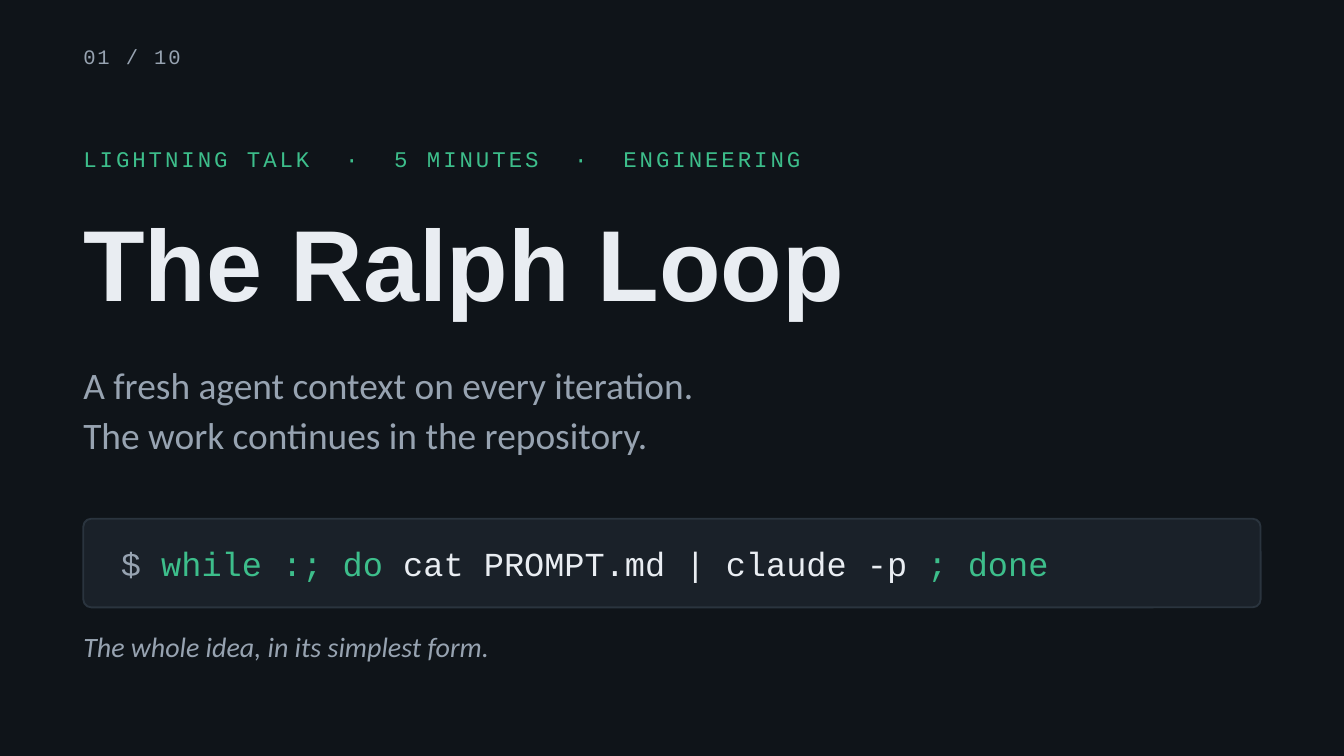
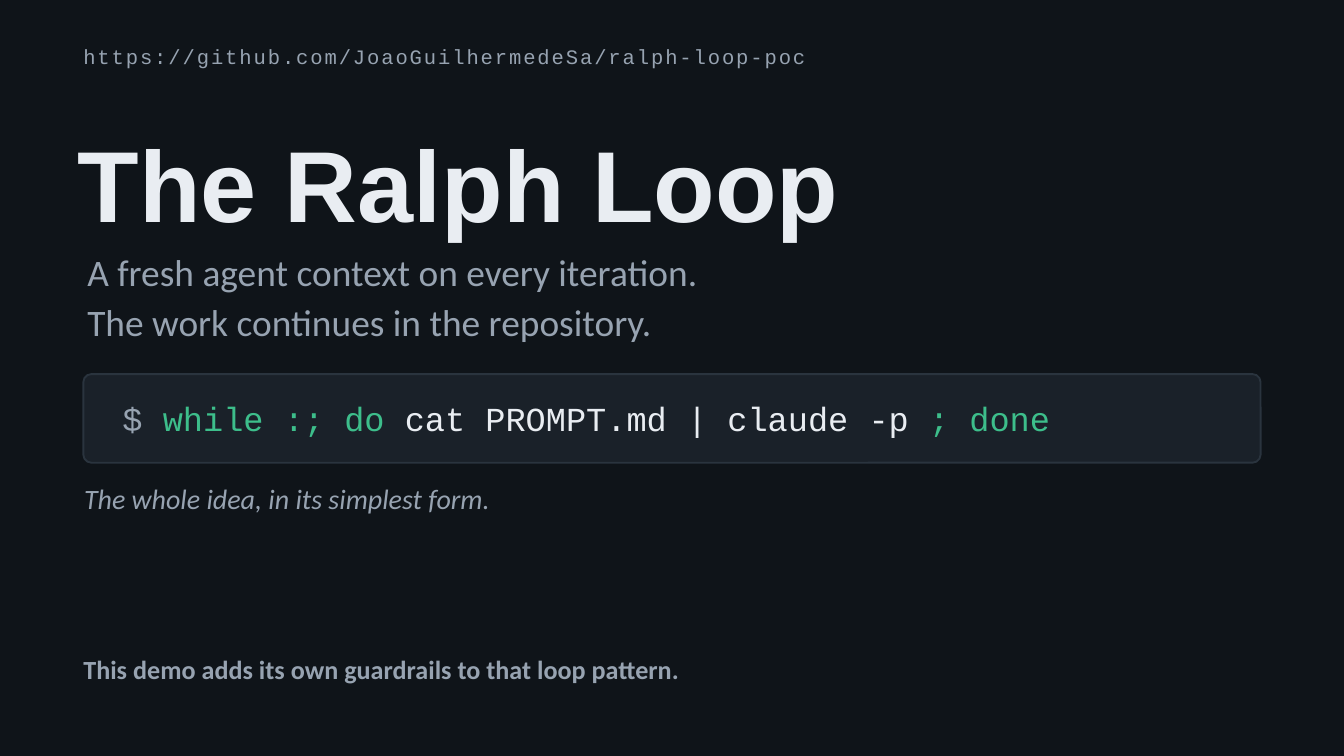
Before and after one commit to JoaoGuilhermedeSa/ralph-loop-poc, a slide deck: slide 1 of deck.pptx. Drawn at 1344x756 pixels with LibreOffice and Linux fonts; fonts in the diff are those of the drawing. Boxes give left, top, right and bottom in pixels: in the first picture for what was removed or moved away, otherwise in the second. Text is boxed around its words. In the diff, an @@ line names an element or a change of style, - is before the commit and + after.

```diff
--- a/deck.pptx
+++ b/deck.pptx
@@ text removed at <box>83,50,181,64</box> @@
-01 / 10
@@ text added at <box>83,49,805,68</box>, 11 pt, text #97A3B1 @@
+https://github.com/JoaoGuilhermedeSa/ralph-loop-poc
@@ text "The Ralph Loop": place and size @@
-text "The Ralph Loop" at <box>83,228,844,320</box>
+text "The Ralph Loop" at <box>78,149,838,240</box>
@@ text removed at <box>83,152,800,167</box> @@
-LIGHTNING TALK · 5 MINUTES · ENGINEERING
@@ text "A fresh agent context on ...": place and size @@
-text "A fresh agent context on ..." at <box>83,373,693,455</box>
+text "A fresh agent context on ..." at <box>87,260,697,342</box>
@@ rounded rectangle: place and size @@
-rounded rectangle at <box>83,519,1261,607</box>
+rounded rectangle at <box>83,374,1261,462</box>
@@ text "$ while :; do cat ...": place and size @@
-text "$ while :; do cat ..." at <box>161,552,1049,583</box>
+text "$ while :; do cat ..." at <box>163,407,1050,438</box>
@@ text "The whole idea, in its ...": place and size @@
-text "The whole idea, in its ..." at <box>83,637,489,662</box>
+text "The whole idea, in its ..." at <box>84,489,489,514</box>
@@ text added at <box>83,660,679,684</box>, 14 pt, text #97A3B1, bold @@
+This demo adds its own guardrails to that loop pattern.
```
Also in this commit, not shown: 9 other slides changed.
